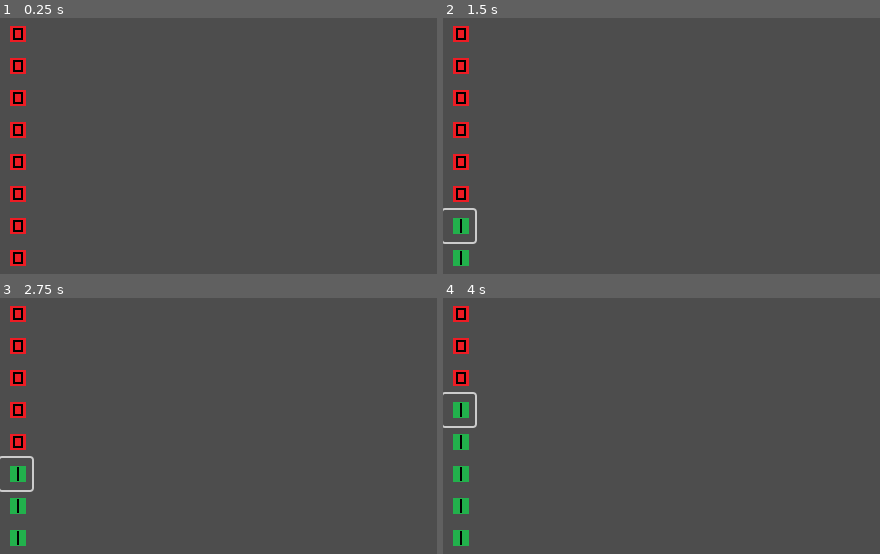
Above: before the commit, frames 1-4 (two rows, left to right).
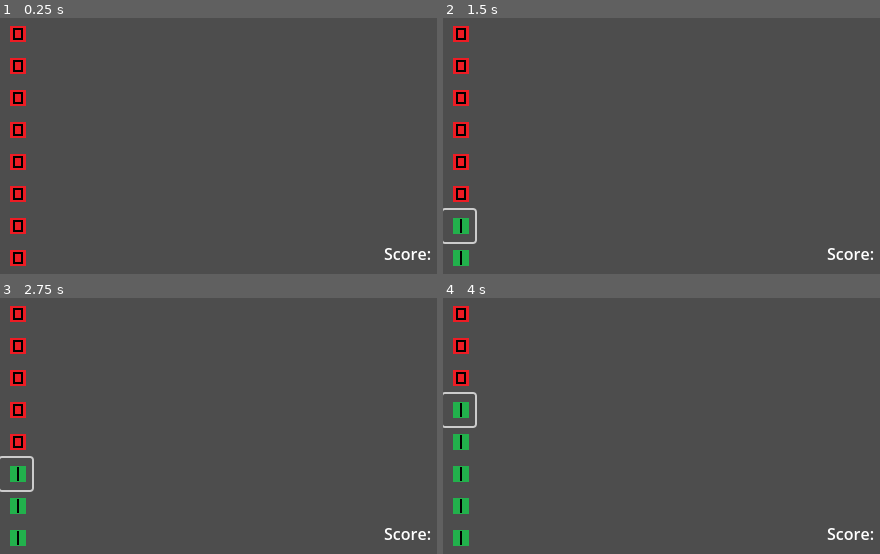
Above: after the commit, the same moments.

Repository: AndrewPartin/1-bit-flip
Game: Godot game, scene res://main.tscn
Same seed, same stepped clock (60 frames per second), same inputs: the game is played once before the commit and once after it.
Inputs (mouse positions are in pixels of both pictures, inside the frame that each line leads up to):
- Up to frame 1 (0.25 s): no input
- Up to frame 2 (1.5 s): click (460, 258) at 0.5 s; click (460, 225) at 1.25 s
- Up to frame 3 (2.75 s): click (17, 474) at 2 s
- Up to frame 4 (4 s): click (460, 441) at 2.75 s; click (460, 410) at 3.5 s

The runs differ from the first frame. In frame 1, 0.2% of the frame differs, in the area x 87-99%, y 89-95%; in frame 2, 0.2%; in frame 3, 0.2%; in frame 4, 0.2%.

Commit message:
Added a score textbox

Diff:
--- a/main.tscn
+++ b/main.tscn
@@ -95,3 +95,10 @@
 theme_override_icons/checked = ExtResource("1_gv7il")
 theme_override_icons/unchecked = ExtResource("2_xeoff")
 expand_icon = true
+
+[node name="RichTextLabel" type="RichTextLabel" parent="."]
+offset_left = 384.0
+offset_top = 224.0
+offset_right = 448.0
+offset_bottom = 256.0
+text = "Score:"
